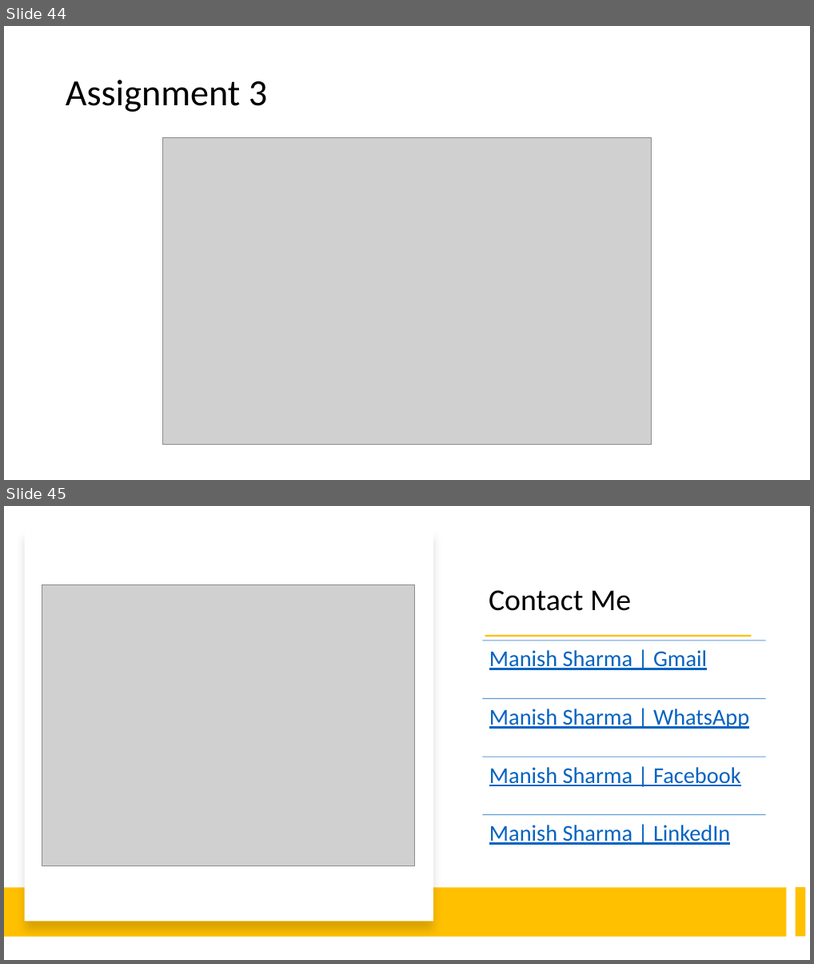
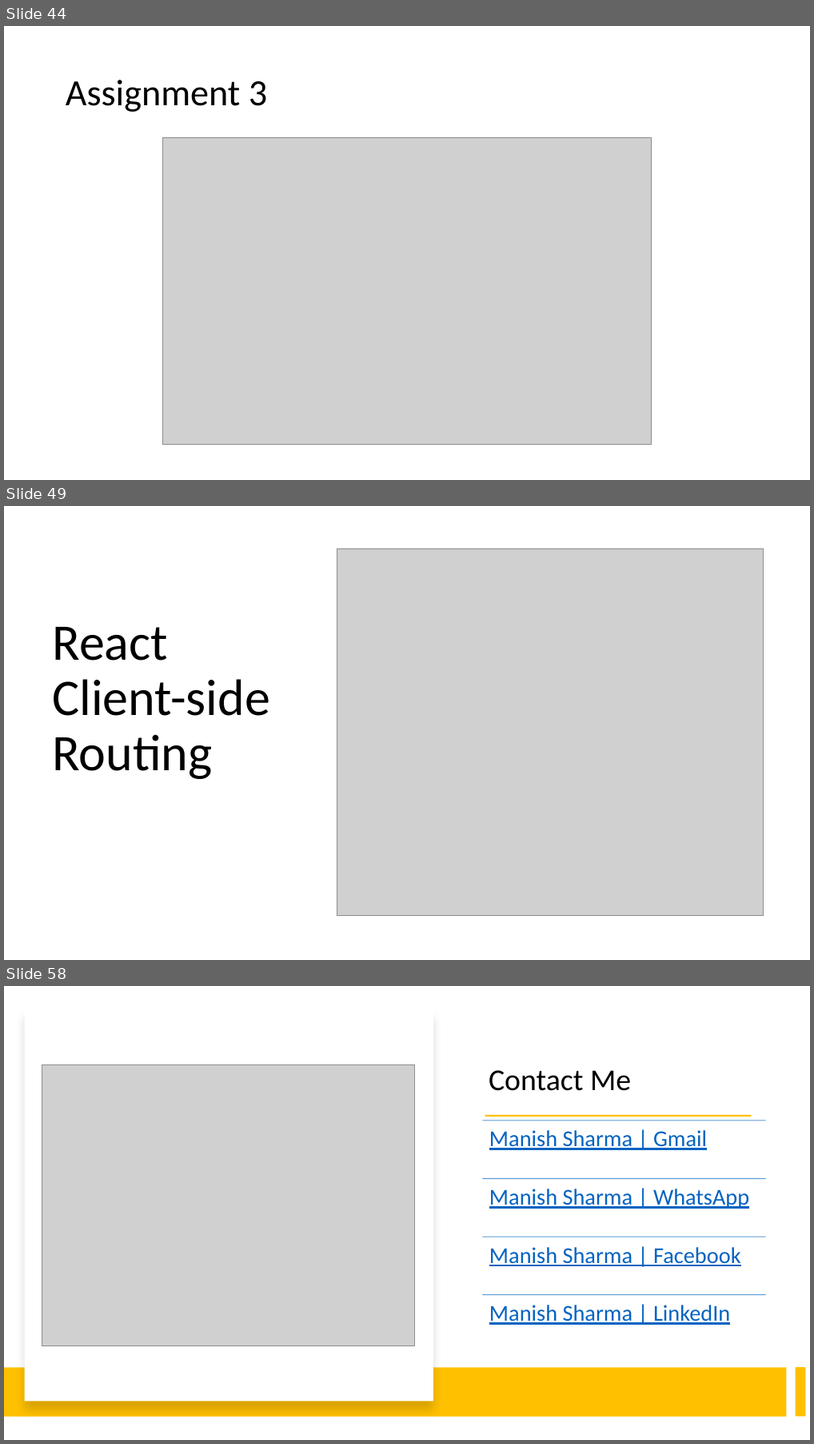
Before and after one commit to rath321/react-training-aug, a slide deck: Notes/React.pptx. Shown one above the other, each under a label of ours: slides 44 and 45 before the commit, slides 44, 49 and 58 after it; the slides between them are not shown. The pictures are 814x964 and 814x1444 pixels, drawn with LibreOffice and Linux fonts; fonts in the diff are those of the drawing; grey boxes stand for pictures. Boxes give left, top, right and bottom in pixels: in the first picture for what was removed or moved away, otherwise in the second. Text is boxed around its words. In the diff, an @@ line names an element or a change of style, - is before the commit and + after.

```diff
--- a/Notes/React.pptx
+++ b/Notes/React.pptx
@@ slide 49 added at [4,506,810,960], background #FFFFFF @@
@@ picture added at [338,548,765,916] @@
@@ title added at [52,627,270,779], 61 pt, text #000000 @@
+React Client-side Routing
@@ what was slide 45 is now slide 58 @@
```
Also in this commit, not shown: 12 other slides added.
